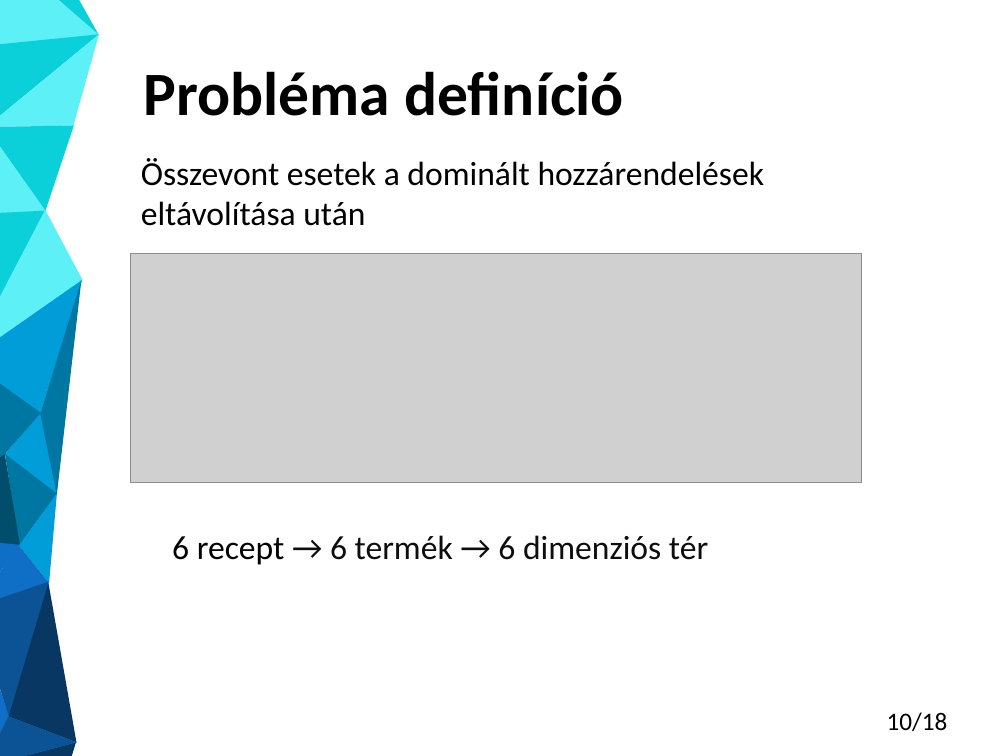
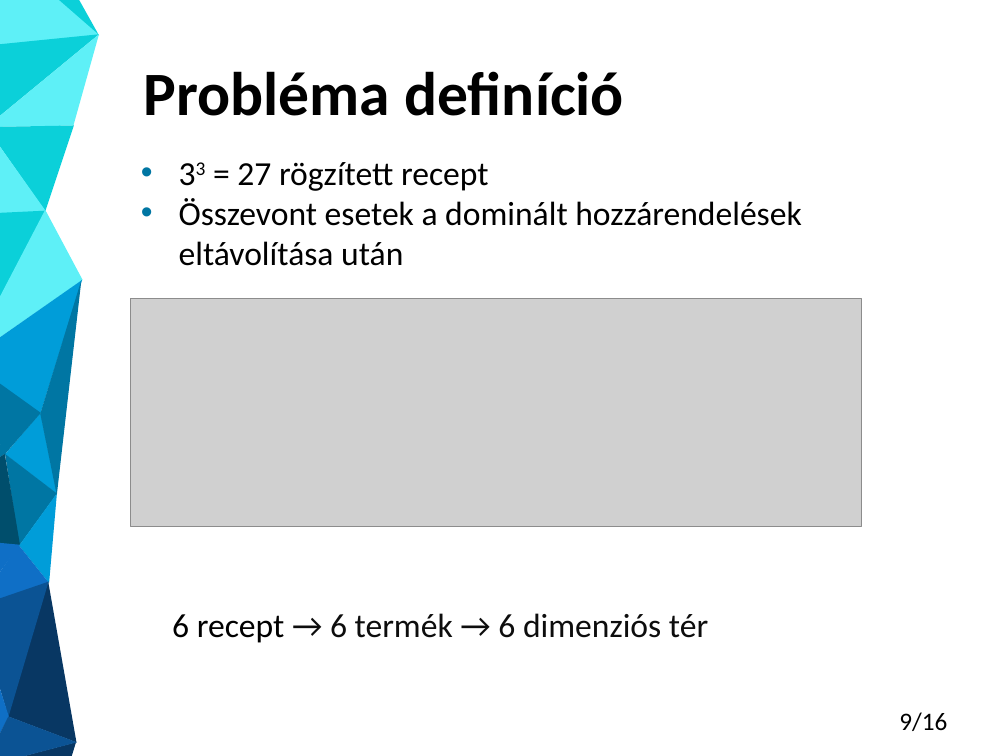
Before and after one commit to Gergo1912/Szakdolgozat, a slide deck: slide 9 of Molnar_Gergo_TDK_eloadas.pptx (slide 10 before the commit). Drawn at 1008x756 pixels with LibreOffice and Linux fonts; fonts in the diff are those of the drawing; grey boxes stand for pictures. Boxes give left, top, right and bottom in pixels: in the first picture for what was removed or moved away, otherwise in the second. Text is boxed around its words. In the diff, an @@ line names an element or a change of style, - is before the commit and + after.

```diff
--- a/Molnar_Gergo_TDK_eloadas.pptx
+++ b/Molnar_Gergo_TDK_eloadas.pptx
@@ text at <box>237,162,489,191</box>: paragraph added @@
+• 33 = 27 rögzített recept
@@ text at <box>179,198,801,266</box>: bullet none to • @@
@@ picture: place and size @@
-picture at <box>131,254,861,482</box>
+picture at <box>131,298,861,526</box>
@@ text "6 recept → 6 termék ...": place and size @@
-text "6 recept → 6 termék ..." at <box>172,535,708,565</box>
+text "6 recept → 6 termék ..." at <box>172,613,708,643</box>
@@ page number at <box>899,712,947,731</box>: text changed @@
-10/18
+9/16
```
Also in this commit, not shown: 8 other slides changed, 2 slides removed, 1 other file.
